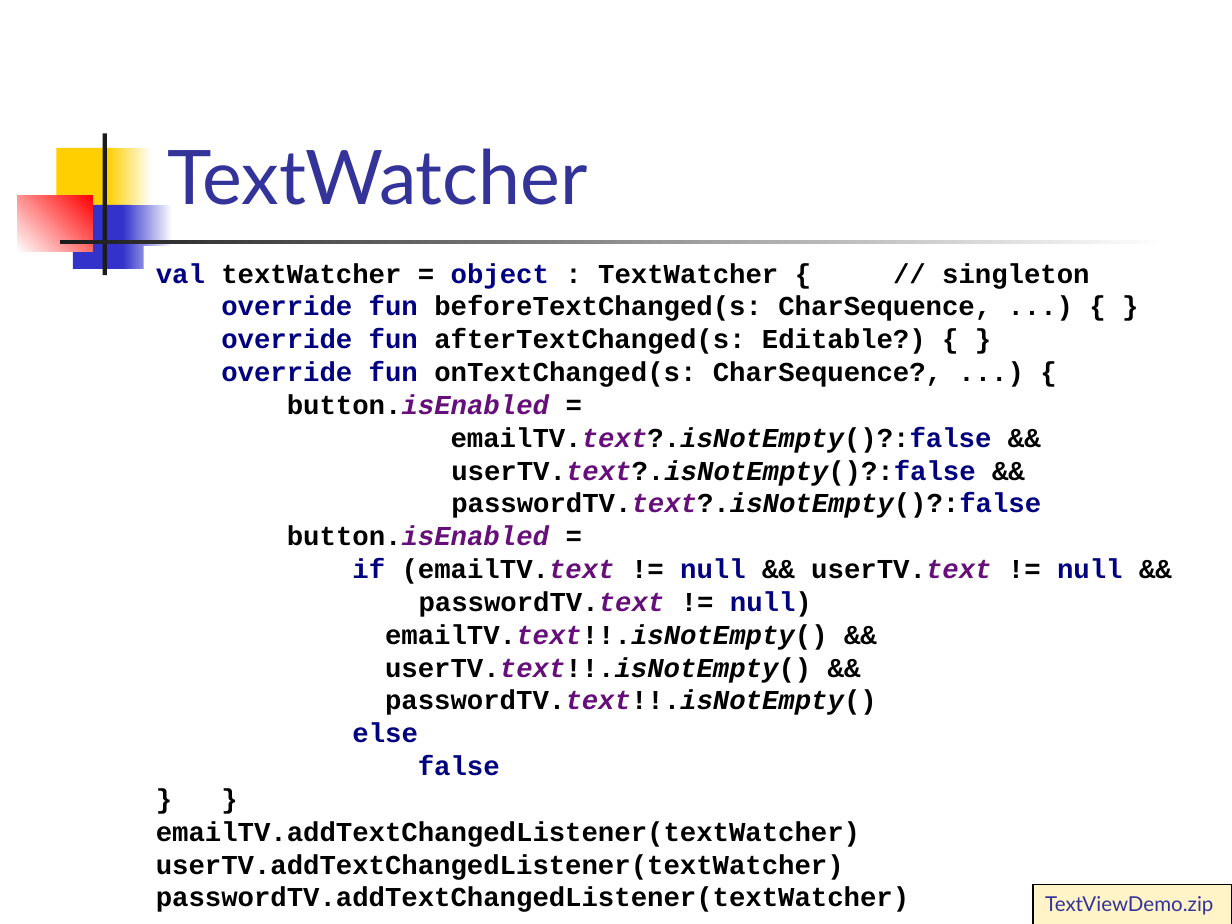
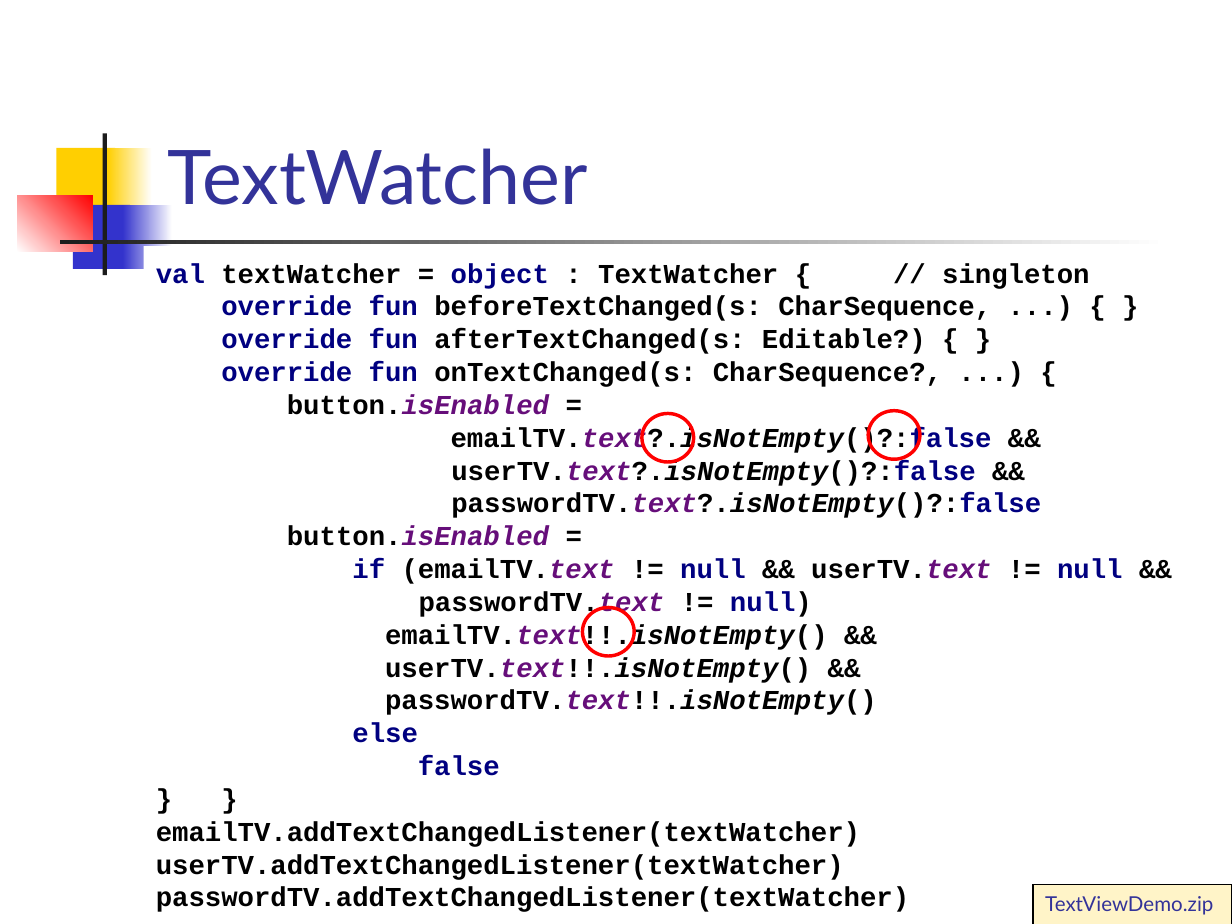
Before and after one commit to vmandro/Prednasky, a slide deck: slide 18 of 03/03_Android.ppt (slide 17 before the commit). Drawn at 1232x924 pixels with LibreOffice and Linux fonts; fonts in the diff are those of the drawing. Boxes give left, top, right and bottom in pixels: in the first picture for what was removed or moved away, otherwise in the second. Text is boxed around its words. In the diff, an @@ line names an element or a change of style, - is before the commit and + after.

```diff
--- a/03/03_Android.ppt
+++ b/03/03_Android.ppt
@@ ellipse added at [642, 414, 694, 462], outline #FF0000 2.01 pt @@
@@ ellipse added at [869, 410, 920, 458], outline #FF0000 2.01 pt @@
@@ ellipse added at [583, 607, 634, 655], outline #FF0000 2.01 pt @@
```
Also in this commit, not shown: 11 other slides changed, 6 slides added, 2 slides removed, 5 other files.
